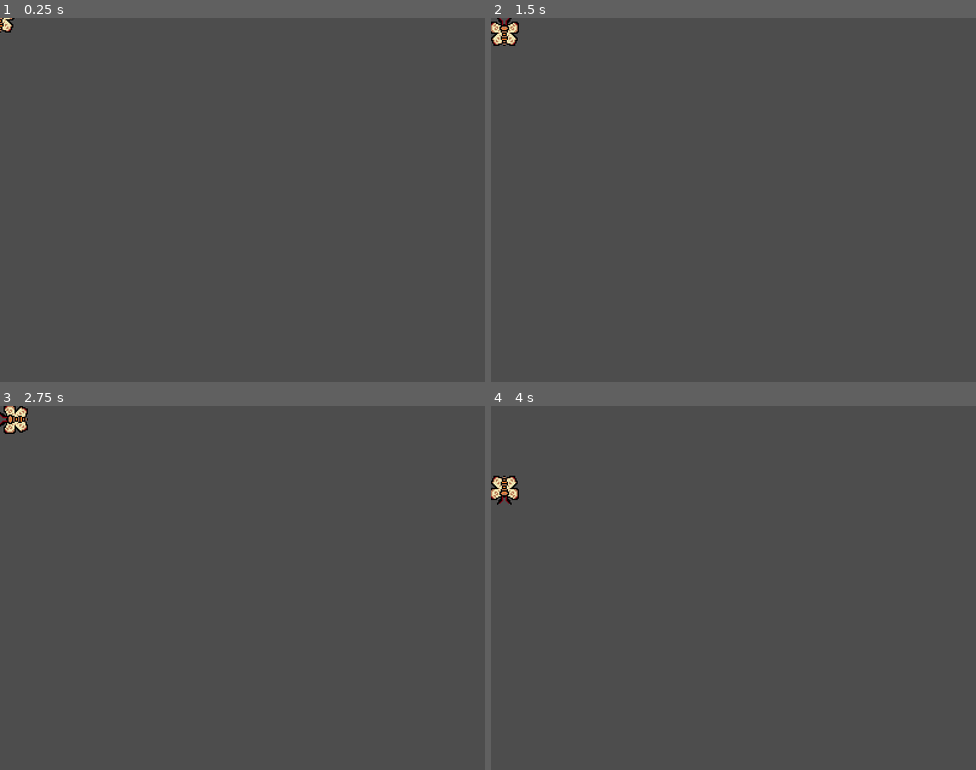
Above: before the commit, frames 1-4 (two rows, left to right).
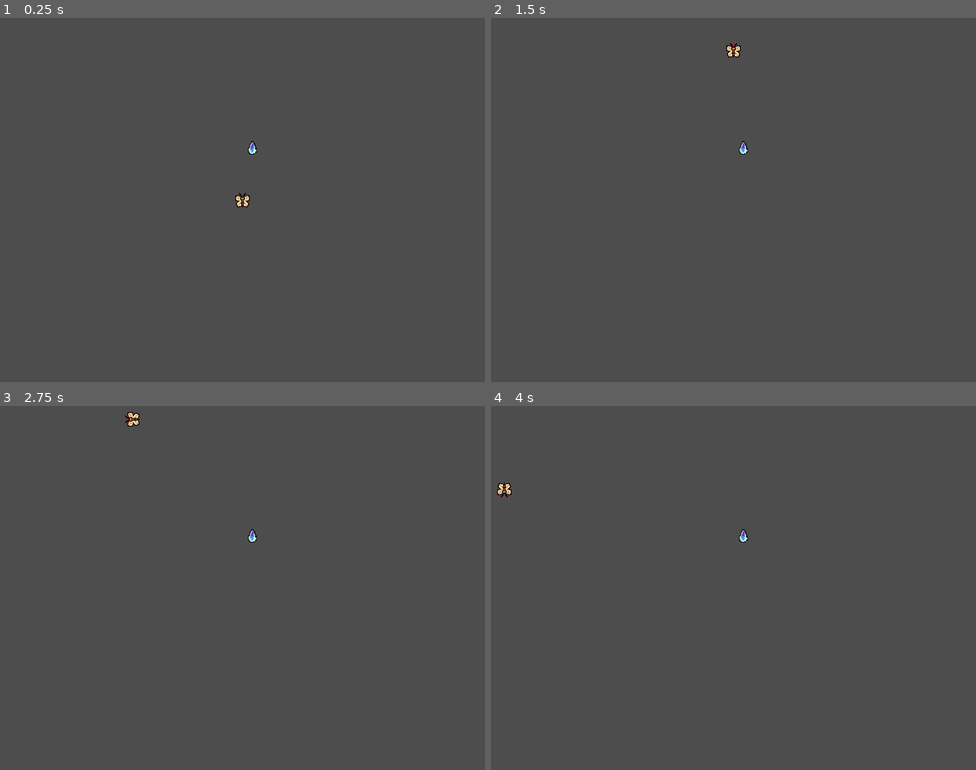
Above: after the commit, the same moments.

Repository: Leusin/practice-godot-coin-collect
Game: Godot game, scene res://scenes/main.tscn
The game is run twice, just before and just after one commit, with the same random seed, the same clock (stepped at 60 frames per second) and the same inputs.
Inputs:
- Up to frame 1 (0.25 s): no input
- Up to frame 2 (1.5 s): tap Enter at 0.5 s; hold Up (move_up) from 0.53 s (still down)
- Up to frame 3 (2.75 s): tap Space at 2 s; release Up (move_up) at 2.03 s; hold Left (move_left) from 2.03 s (still down)
- Up to frame 4 (4 s): release Left (move_left) at 3.53 s; hold Down (move_down) from 3.53 s (still down)

The runs differ from the first frame. In frame 1, 0.2% of the frame differs, in the area x 0-53%, y 0-52%; in frame 2, 0.5%, in the area x 0-53%, y 0-38%; in frame 3, 0.5%; in frame 4, 0.4%.

Commit message:
feat: 아이템 코인 추가

Diff:
--- /dev/null
+++ b/scenes/coin.tscn
@@ -0,0 +1,19 @@
+[gd_scene format=3 uid="uid://bga8jhf4hiohc"]
+
+[ext_resource type="Script" uid="uid://d06kgs2pfrdf" path="res://scripts/coin.gd" id="1_i64fm"]
+[ext_resource type="Texture2D" uid="uid://b16xsl8cc4k8g" path="res://assets/sprites/coin_shared_colored_24.png" id="2_i64fm"]
+
+[sub_resource type="CircleShape2D" id="CircleShape2D_11l1o"]
+radius = 14.0
+
+[node name="Coin" type="Area2D" unique_id=780662978]
+script = ExtResource("1_i64fm")
+
+[node name="CoinSprite" type="Sprite2D" parent="." unique_id=595556934]
+texture_filter = 1
+texture = ExtResource("2_i64fm")
+
+[node name="CoinCollision" type="CollisionShape2D" parent="." unique_id=767590304]
+shape = SubResource("CircleShape2D_11l1o")
+
+[connection signal="area_entered" from="." to="." method="_on_area_entered"]
--- a/scenes/main.tscn
+++ b/scenes/main.tscn
@@ -1,7 +1,12 @@
 [gd_scene format=3 uid="uid://dwq8vfygbhb0w"]
 
 [ext_resource type="PackedScene" uid="uid://dlyrjv71sno0t" path="res://scenes/player.tscn" id="1_o5qli"]
+[ext_resource type="PackedScene" uid="uid://bga8jhf4hiohc" path="res://scenes/coin.tscn" id="2_0wfyh"]
 
 [node name="Main" type="Node2D" unique_id=1207009173]
 
 [node name="Player" parent="." unique_id=822872186 instance=ExtResource("1_o5qli")]
+position = Vector2(400, 300)
+
+[node name="Coin" parent="." unique_id=780662978 instance=ExtResource("2_0wfyh")]
+position = Vector2(416, 214)
--- a/scenes/player.tscn
+++ b/scenes/player.tscn
@@ -11,7 +11,6 @@
 
 [node name="PlayerSprite" type="Sprite2D" parent="." unique_id=483830039]
 texture_filter = 1
-scale = Vector2(2, 2)
 texture = ExtResource("2_qhqgy")
 
 [node name="PlayerCollision" type="CollisionShape2D" parent="." unique_id=1557638961]
--- /dev/null
+++ b/scripts/coin.gd
@@ -0,0 +1,20 @@
+class_name Coin
+extends Area2D
+signal collected(collector: Area2D)
+
+const RADIUS := 14.0
+
+func set_active(active: bool) -> void:
+	if active:
+		show() # 엔진 제공 함수
+	else:
+		hide() # 엔진 제공 함수
+
+	# monitoring: 다른 영역과 감지할지를 정하는 Area2D 속성
+	# 엔진에서 제공하는 함수
+	# 해당 (1)속성을 (2)다음 값으로 변경하도록 예약
+	set_deferred("monitoring", active)
+# end if set_active
+
+func _on_area_entered(area: Area2D) -> void:
+	collected.emit(area)
Binary file added: assets/sprites/coin_shared.png
Not shown, added: assets/sprites/coin_shared.png.import
Binary file added: assets/sprites/coin_shared_colored.png
Not shown, added: assets/sprites/coin_shared_colored.png.import
Binary file added: assets/sprites/coin_shared_colored_24.png
Not shown, added: assets/sprites/coin_shared_colored_24.png.import
Binary file changed: assets/sprites/player_ship.png
Binary file added: scenes/coin_shared_colored_24.png
Not shown, added: scenes/coin_shared_colored_24.png.import
Not shown, added: scripts/coin.gd.uid
